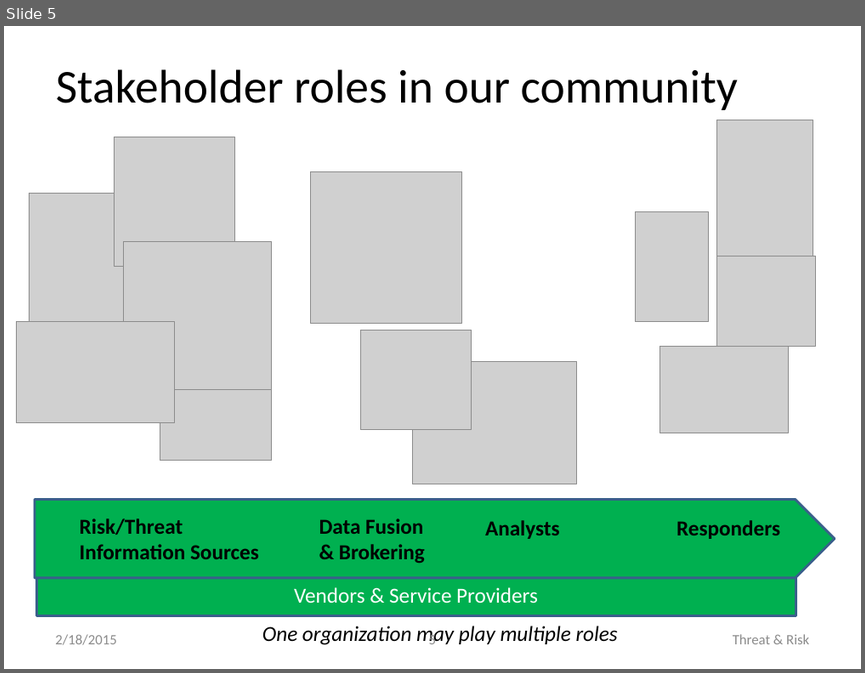
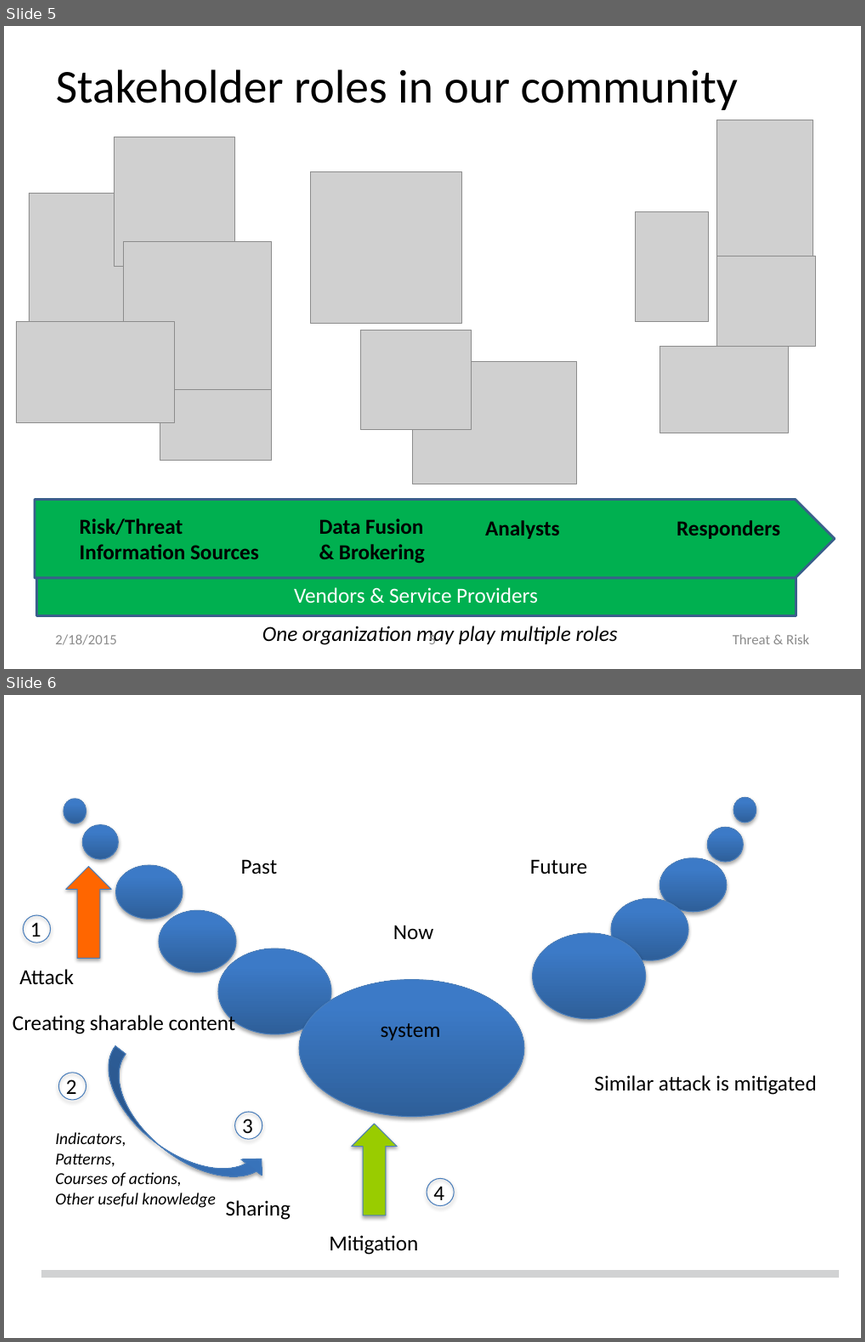
Before and after one commit to omg-threat-modeling/phase1, a slide deck: Submission/ArtifactsInProcess/ThreatRiskSubmissionPictures.pptx. Shown one above the other, each under a label of ours: slide 5 before the commit, slides 5 and 6 after it. The pictures are 865x673 and 865x1342 pixels, drawn with LibreOffice and Linux fonts; fonts in the diff are those of the drawing; grey boxes stand for pictures; background and template pictures are left out. Boxes give left, top, right and bottom in pixels: in the first picture for what was removed or moved away, otherwise in the second. Text is boxed around its words. In the diff, an @@ line names an element or a change of style, - is before the commit and + after.

```diff
--- a/Submission/ArtifactsInProcess/ThreatRiskSubmissionPictures.pptx
+++ b/Submission/ArtifactsInProcess/ThreatRiskSubmissionPictures.pptx
@@ slide 6 added at box(4, 695, 861, 1338), background #FFFFFF @@
@@ ellipse added at box(64, 799, 86, 823), fill gradient #2F5F99 to #3D7CC7 to #3A7CCB, outline #4B7EBC 0.75 pt @@
@@ ellipse added at box(733, 797, 755, 822), fill gradient #2F5F99 to #3D7CC7 to #3A7CCB, outline #4B7EBC 0.75 pt @@
@@ ellipse added at box(83, 824, 119, 859), fill gradient #2F5F99 to #3D7CC7 to #3A7CCB, outline #4B7EBC 0.75 pt @@
@@ ellipse added at box(708, 827, 744, 862), fill gradient #2F5F99 to #3D7CC7 to #3A7CCB, outline #4B7EBC 0.75 pt @@
@@ up arrow added at box(66, 867, 111, 958), fill #FF6600, outline #4B7EBC 0.75 pt @@
@@ ellipse added at box(116, 866, 183, 919), fill gradient #2F5F99 to #3D7CC7 to #3A7CCB, outline #4B7EBC 0.75 pt @@
@@ text added at box(241, 859, 278, 874), 18 pt, text #000000 @@
+Past
@@ text added at box(530, 859, 587, 874), 18 pt, text #000000 @@
+Future
@@ ellipse added at box(659, 858, 726, 911), fill gradient #2F5F99 to #3D7CC7 to #3A7CCB, outline #4B7EBC 0.75 pt @@
@@ ellipse added at box(23, 915, 50, 942), outline #4B7EBC 0.75 pt @@
@@ text added at box(30, 922, 41, 942), 18 pt, text #000000 @@
+1
@@ ellipse added at box(159, 910, 236, 972), fill gradient #2F5F99 to #3D7CC7 to #3A7CCB, outline #4B7EBC 0.75 pt @@
@@ ellipse added at box(611, 899, 687, 960), fill gradient #2F5F99 to #3D7CC7 to #3A7CCB, outline #4B7EBC 0.75 pt @@
@@ ellipse added at box(218, 948, 331, 1034), fill gradient #2F5F99 to #3D7CC7 to #3A7CCB, outline #4B7EBC 0.75 pt @@
@@ text added at box(393, 925, 433, 939), 18 pt, text #000000 @@
+Now
@@ ellipse added at box(533, 933, 646, 1019), fill gradient #2F5F99 to #3D7CC7 to #3A7CCB, outline #4B7EBC 0.75 pt @@
@@ text added at box(19, 969, 74, 984), 18 pt, text #000000 @@
+Attack
@@ ellipse added at box(299, 980, 523, 1117), fill gradient #2F5F99 to #3D7CC7 to #3A7CCB, outline #4B7EBC 0.75 pt @@
@@ text added at box(12, 1012, 236, 1034), 18 pt, text #000000 @@
+Creating sharable content
@@ text added at box(381, 1023, 441, 1040), 18 pt, text #000000 @@
+system
@@ curved up arrow added at box(84, 1046, 273, 1208), fill gradient #2F5F99 to #3D7CC7 to #3A7CCB, outline #4B7EBC 0.75 pt @@
@@ ellipse added at box(59, 1072, 86, 1100), outline #4B7EBC 0.75 pt @@
@@ text added at box(594, 1075, 817, 1095), 18 pt, text #000000 @@
+Similar attack is mitigated
@@ text added at box(66, 1079, 77, 1100), 18 pt, text #000000 @@
+2
@@ ellipse added at box(234, 1111, 262, 1139), outline #4B7EBC 0.75 pt @@
@@ text added at box(242, 1118, 253, 1139), 18 pt, text #000000 @@
+3
@@ up arrow added at box(352, 1123, 398, 1215), fill #99CC00, outline #4B7EBC 0.75 pt @@
@@ text added at box(55, 1132, 215, 1208), 14 pt, text #000000, italic @@
+Indicators,
+Patterns,
+Courses of actions,
+Other useful knowledge
@@ ellipse added at box(426, 1179, 454, 1206), outline #4B7EBC 0.75 pt @@
@@ text added at box(226, 1200, 290, 1219), 18 pt, text #000000 @@
+Sharing
@@ text added at box(433, 1185, 444, 1205), 18 pt, text #000000 @@
+4
@@ text added at box(329, 1235, 418, 1254), 18 pt, text #000000 @@
+Mitigation
@@ line added from (41, 1273) to (839, 1273), #D1D2D3 6 pt @@
```
Also in this commit, not shown: 1 slide changed, 1 other slide added, 1 other file.
